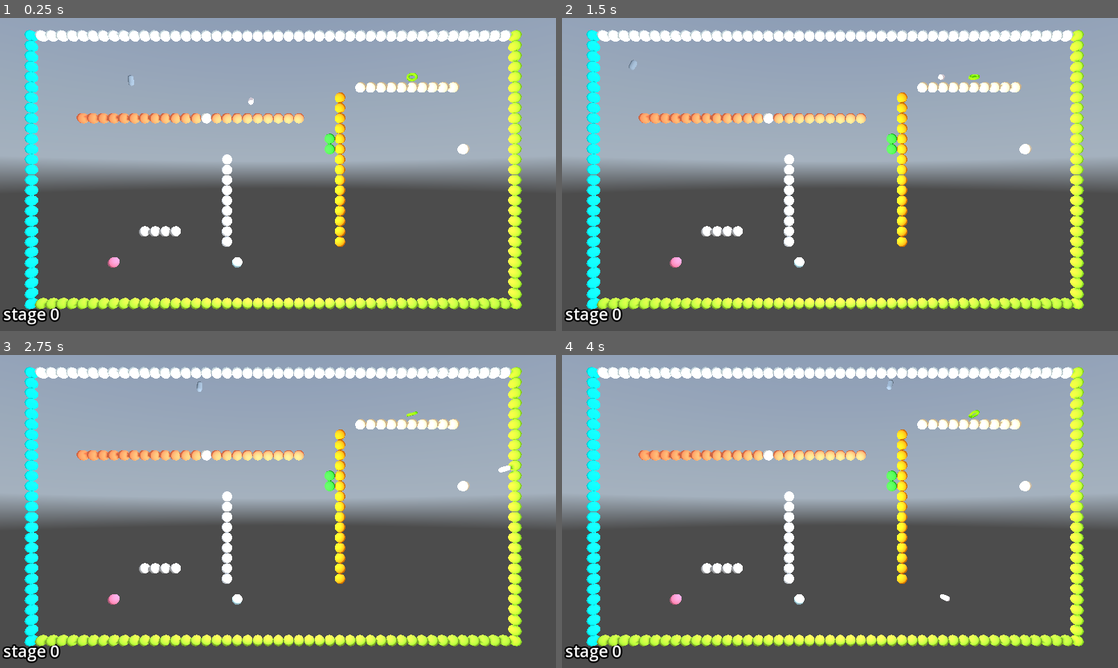
Above: before the commit, frames 1-4 (two rows, left to right).
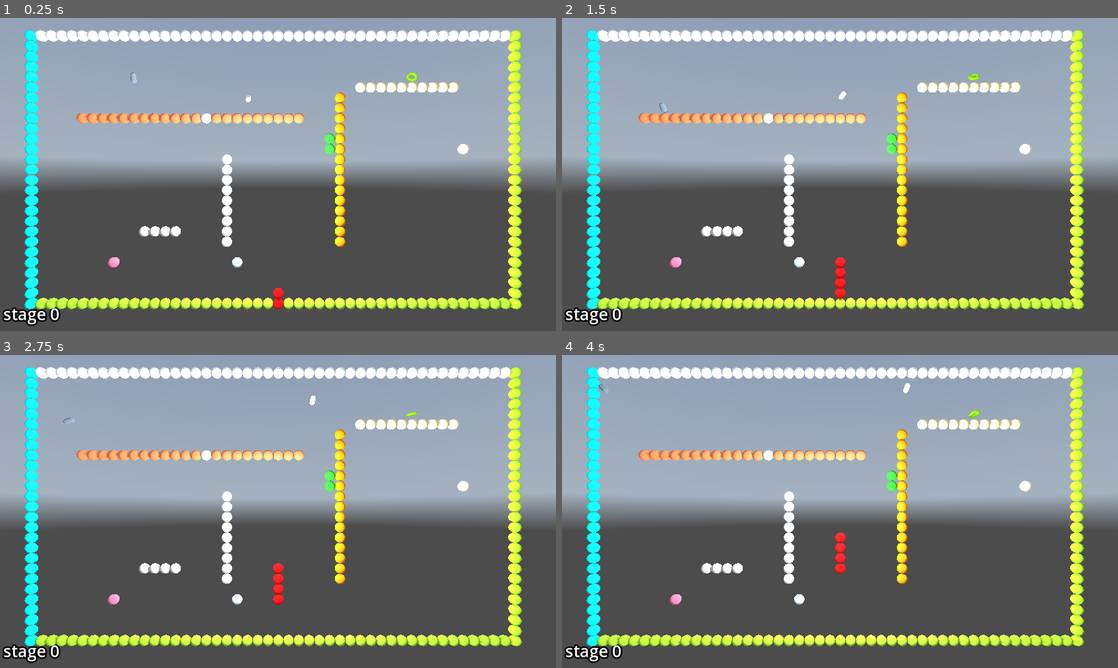
Above: after the commit, the same moments.

Repository: kasworld/gd4snakebyte3d
Game: Godot game, scene res://main.tscn
Two runs of this game, one before a commit and one after it. Both use one fixed random seed, a clock stepped at 60 frames per second and the inputs below. A sky picture missing from this copy of the repository is replaced by a grey-blue gradient.
Inputs (mouse positions are in pixels of both pictures, inside the frame that each line leads up to):
- Up to frame 1 (0.25 s): no input
- Up to frame 2 (1.5 s): tap Enter at 0.5 s; move the mouse to (962, 158) at 0.52 s; click (962, 158) at 0.67 s; move the mouse to (728, 190) at 1.27 s; click (728, 190) at 1.42 s
- Up to frame 3 (2.75 s): move the mouse to (333, 442) at 2.02 s; click (333, 442) at 2.17 s
- Up to frame 4 (4 s): move the mouse to (812, 574) at 2.77 s; click (812, 574) at 2.92 s; move the mouse to (1006, 558) at 3.52 s; click (1006, 558) at 3.67 s

The runs differ from the first frame. In frame 1, 0.2% of the frame differs, in the area x 23-52%, y 17-94%; in frame 2, 0.3%; in frame 3, 0.3%, in the area x 11-93%, y 6-80%; in frame 4, 0.3%.

Commit message:
WIP snake

Diff:
--- a/global/settings.gd
+++ b/global/settings.gd
@@ -7,7 +7,7 @@
 func vector2i_to_vector3(from :Vector2i) -> Vector3:
 	return Vector3(from.x,Settings.FieldHeight - from.y, 0)
 
-const FrameTime := 0.1 # second
+const FrameTime := 0.4 # second
 
 var BounderyWalls = [
 	["hline", 0, Settings.FieldWidth-1, 0, Things.Wall ],
@@ -17,3 +17,8 @@
 ]
 
 var LightColorList = NamedColorList.make_light_color_list()
+
+const SnakeLenStart := 4
+const SankeLenInc := 4
+const StartPos := Vector2i(Settings.FieldWidth/2, Settings.FieldHeight-1)
+const GoalPos := Vector2i(Settings.FieldWidth/2, 0)
--- a/snake.gd
+++ b/snake.gd
@@ -4,12 +4,20 @@
 var pos2d_list :Array[Vector2i]
 var move_dir :Dir8Lib.Dir
 
-func _ready() -> void:
+func init(pos :Vector2i) -> void:
 	var mesh = ShapeLib.new_mesh_by_type(ShapeLib.Shape.Sphere, 0.5)
 	$Body.init(mesh, Color.WHITE, Settings.FieldWidth*Settings.FieldHeight/2, Vector3.ZERO)
+	for i in Settings.SnakeLenStart:
+		pos2d_list.append(pos)
 
-func move_1_step() -> void:
-	pass
+func process_frame() -> void:
+	var tail = pos2d_list.pop_back()
+	var head = pos2d_list[0] + Dir8Lib.Dir2Vt[move_dir]
+	pos2d_list.push_front(head)
+	$Body.set_visible_count(pos2d_list.size())
+	for i in pos2d_list.size():
+		$Body.set_inst_pos(i, Settings.vector2i_to_vector3(pos2d_list[i]))
+		$Body.set_inst_color(i, Color.RED)
 
 func change_move_dir(dir :Dir8Lib.Dir) -> void:
-	pass
+	assert(Dir8Lib.IsDiagonal(dir), "invalid dir %s" %[dir])
--- a/stage.gd
+++ b/stage.gd
@@ -14,12 +14,13 @@
 	$Timer.wait_time = Settings.FrameTime
 	field = PlacedThings.new(Settings.FieldSize)
 	$Walls.init(field)
-	field.set_at( Vector2i(Settings.FieldWidth/2, Settings.FieldHeight-1), Things.Start)
+	field.set_at( Settings.StartPos, Things.Start)
 	#field.set_at( Vector2i(Settings.FieldWidth/2, 0), Things.Goal)
 	for i in 2:
 		add_plum(i)
 	for i in 1:
 		add_apple(i)
+	$Snake.init(Settings.StartPos)
 	return self
 
 func add_plum(i:int) -> void:
@@ -39,6 +40,7 @@
 func process_frame() -> void:
 	for p in plum_list:
 		p.move2d()
+	$Snake.process_frame()
 
 func _on_timer_timeout() -> void:
 	process_frame()
--- a/stage.tscn
+++ b/stage.tscn
@@ -1,7 +1,8 @@
-[gd_scene load_steps=3 format=3 uid="uid://dcp4trrnspr0q"]
+[gd_scene load_steps=4 format=3 uid="uid://dcp4trrnspr0q"]
 
 [ext_resource type="Script" uid="uid://bl0ir0l2ndush" path="res://stage.gd" id="1_6eo5e"]
 [ext_resource type="PackedScene" uid="uid://dr7etomru4cuy" path="res://walls.tscn" id="2_aees8"]
+[ext_resource type="PackedScene" uid="uid://c7s28rwtmb200" path="res://snake.tscn" id="3_rnkuw"]
 
 [node name="Stage" type="Node3D"]
 script = ExtResource("1_6eo5e")
@@ -15,4 +16,6 @@
 [node name="Label3D" type="Label3D" parent="."]
 pixel_size = 0.05
 
+[node name="Snake" parent="." instance=ExtResource("3_rnkuw")]
+
 [connection signal="timeout" from="Timer" to="." method="_on_timer_timeout"]
